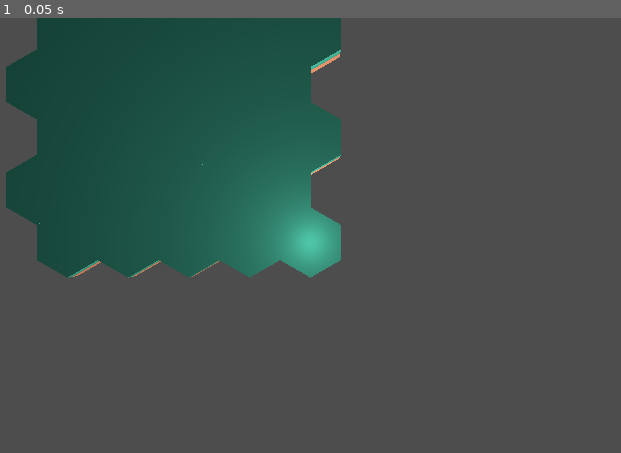
Above: before the commit, frame 1.
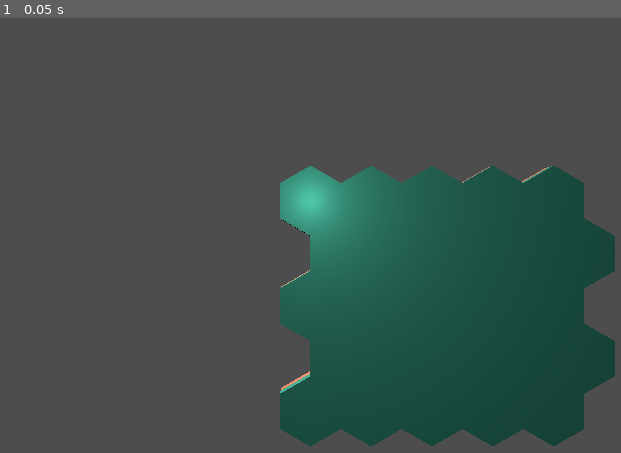
Above: after the commit, the same moment.

Repository: samanthadoran/cuddly-train
Game: Godot game, scene res://scenes/main.tscn
Same seed, same stepped clock (60 frames per second), same inputs: the game is played once before the commit and once after it.
Inputs:
- Up to frame 1 (0.05 s): no input

The runs differ from the first frame. In frame 1, 57% of the frame differs, in the area x 0-100%, y 0-99%.

Commit message:
Incoherent in progress hex screaming.

Diff:
--- a/scenes/main.tscn
+++ b/scenes/main.tscn
@@ -23,7 +23,7 @@
 script = ExtResource("3_pkoaw")
 
 [node name="Camera3D" type="Camera3D" parent="."]
-transform = Transform3D(-1, 8.74228e-08, 3.82137e-15, 0, -4.37114e-08, 1, 8.74228e-08, 1, 4.37114e-08, 0, 5, 0)
+transform = Transform3D(1, 0, 0, 0, -4.37114e-08, 1, 0, -1, -4.37114e-08, 0, 5, 0.685539)
 
 [node name="OmniLight3D" type="OmniLight3D" parent="."]
 transform = Transform3D(1, 0, 0, 0, 1, 0, 0, 0, 1, 0, 0.466352, 0)
--- a/src/hex.gd
+++ b/src/hex.gd
@@ -7,13 +7,46 @@
 var mesh: MeshInstance3D
 var offset_coordinates: Vector2i
 var hex_type: Hex_Type
-var connections: Array = [Path]
+var connections: Path = Path.new()
 var modifier: Modifier
 
+#enum Directions {NE, E, SE, SW, W, NW}
+
+func determine_hex_mesh(mesh_lib: MeshLibrary) -> Mesh:
+	var mesh_lib_index = 0
+	match connections.path_distance():
+		0:
+			push_error("To itself?")
+		1, 5:
+			mesh_lib_index = mesh_lib.find_item_by_name("river_corner_sharp")
+		2, 4:
+			mesh_lib_index = mesh_lib.find_item_by_name("river_corner")
+		3:
+			mesh_lib_index = mesh_lib.find_item_by_name("river_straight")
+
+	return mesh_lib.get_item_mesh(mesh_lib_index)
+
+func determine_hex_rotation() -> int:
+	match connections.path_distance():
+		# Sharp
+		1, 5:
+			pass
+		# Regular Corner
+		2, 4:
+			pass
+		# Straight
+		3:
+			pass
+	return 0
+
 func _init(type: Hex_Type, mesh_lib: MeshLibrary, coordinates: Vector2i):
+	hex_type = type
 	mesh = MeshInstance3D.new()
-	mesh.set_mesh(mesh_lib.get_item_mesh(0))
-	hex_type = type
+	if type == Hex_Type.Playable or type == Hex_Type.Played:
+		mesh.set_mesh(determine_hex_mesh(mesh_lib))
+	else:
+		# Hard coded grass
+		mesh.set_mesh(mesh_lib.get_item_mesh(0))
 	offset_coordinates = coordinates
 	mesh.visible = true
 	visible = true
--- a/src/hex_grid.gd
+++ b/src/hex_grid.gd
@@ -9,20 +9,41 @@
 var hex_rivers_size := hex_rivers.size()
 const HEX_SCALE := 1.0
 
-enum Directions {NE, E, SE, SW, W, NW}
-
 @export var grid_width := 5
 @export var grid_length := 5
 @export var placeable_tile_library: MeshLibrary = preload("res://assets/mesh_libraries/placeables.tres")
 @export var unplaceable_tile_library: MeshLibrary = preload("res://assets/mesh_libraries/unplaceables.tres")
+var grid = {}
+var selection = Vector2i.ZERO
 
 const HEX = preload("res://scenes/hex/hex.tscn")
+
+func _input(event: InputEvent) -> void:
+	if event.is_action_pressed("ui_left"):
+		if selection.x > 0:
+			selection.x -= 1
+	if event.is_action_pressed("ui_right"):
+		if selection.x < grid_width - 1:
+			selection.x += 1
+	if event.is_action_pressed("ui_up"):
+		if selection.y > 0:
+			selection.y -= 1
+	if event.is_action_pressed("ui_down"):
+		if selection.y < grid_length - 1:
+			selection.y += 1
+	if event.is_action_pressed("ui_accept"):
+		var hex = grid[selection]
+		hex.hex_type = Hex.Hex_Type.Played
+		var first_dir: Path.Directions = (randi() % 6) as Path.Directions
+		var second_dir: Path.Directions = (randi() % 6) as Path.Directions
+		hex.connections.path = [first_dir, second_dir]
+		hex.mesh.set_mesh(placeable_tile_library.get_item_mesh(0))
 
 func _ready() -> void:
 	_generate_hex_grid()
 
 func create_hex(type: Hex.Hex_Type, mesh_lib: MeshLibrary, pos: Vector2i):
-	return Hex.new(int(type), mesh_lib, pos)
+	return Hex.new(type, mesh_lib, pos)
 
 #function oddr_offset_to_pixel(hex):
 	#// hex to cartesian
@@ -46,31 +67,24 @@
 		for x in grid_width:
 			var hex = create_hex(Hex.Hex_Type.Unplayable, unplaceable_tile_library, Vector2i(x, y))
 			add_child(hex)
+			grid[hex.offset_coordinates] = hex
 			hex.translate(odd_row_right_hex_to_pixel(hex))
 
 # TODO(Samantha): Raycast onto invisible/transparent hexes to select which one the user can place?
 
-#var oddr_direction_differences = [
-	#// even rows
-	#[[+1,  0], [ 0, -1], [-1, -1],
-	 #[-1,  0], [-1, +1], [ 0, +1]],
-	#// odd rows
-	#[[+1,  0], [+1, -1], [ 0, -1],
-	 #[-1,  0], [ 0, +1], [+1, +1]],
-#]
-#
-#function oddr_offset_neighbor(hex, direction):
-	#var parity = hex.row & 1
-	#var diff = oddr_direction_differences[parity][direction]
-	#return OffsetCoord(hex.col + diff[0], hex.row + diff[1])
+#enum Directions {NE, E, SE, SW, W, NW}
 
 const oddr_direction_differences = [
 	# Even Rows
-	[Vector2i(1, 0), Vector2i(0, -1), Vector2i(-1, -1),
-	Vector2i(-1, 0), Vector2i(-1, 1), Vector2i(0, 1)],
+	#     NE               E               SE
+	[Vector2i(0, -1), Vector2i(1, 0), Vector2i(0, 1),
+	#     SW               W               NW
+	Vector2i(-1, 1), Vector2i(-1, 0), Vector2i(-1, -1)],
 	# Odd Rows
-	[Vector2i(1, 0), Vector2i(1, -1), Vector2i(0, -1),
-	Vector2i(-1, 0), Vector2i(0, 1), Vector2i(1, 1)]
+	#     NE               E               SE
+	[Vector2i(1, -1), Vector2i(1, 0), Vector2i(1, 1),
+	#     SW               W               NW
+	Vector2i(0, 1), Vector2i(-1, 0), Vector2i(0, -1)]
 ]
 
 func oddr_offset_neighbors_coordinates(hex: Hex) -> Array[Vector2i]:
@@ -79,23 +93,3 @@
 	for direction in oddr_direction_differences[0 if hex.row % 2 == 0 else 1]:
 		result.append(coords + direction)
 	return result
-
-#func position_to_xyz(hex: Hex) -> Vector3:
-	#var cube_coordinates = hex.cube_coordinates
-	#var x = sqrt(3) * cube_coordinates.x + sqrt(3)/2.0 * cube_coordinates.y
-	#var y = 3.0 / 2.0 * cube_coordinates.y
-	#return Vector3(x,0,y)
-#
-#const DIRECTION_VECTORS = [Vector3i(1,0,-1),
-	#Vector3i(1,-1,0),
-	#Vector3i(0,-1,1),
-	#Vector3i(-1,0,1),
-	#Vector3i(-1,1,0),
-	#Vector3i(0,1,-1)]
-#
-#func neighbour_locations(hex: Hex) -> Array[Vector3i]:
-	#var cube_coordinates = hex.cube_coordinates
-	#var result = []
-	#for direction in DIRECTION_VECTORS:
-		#result.add(cube_coordinates + direction)
-	#return result
--- a/src/path.gd
+++ b/src/path.gd
@@ -2,6 +2,12 @@
 
 class_name Path
 
-enum Directions {NE, E, SE, SW, W, NW, ORIGIN, DESTINATION}
+enum Directions {NE, E, SE, SW, W, NW, ORIGIN, DESTINATION, UNCONNECTED}
 
-@export var path: Array[Directions]
+@export var path: Array[Directions] = [Directions.UNCONNECTED, Directions.UNCONNECTED]
+
+func path_distance() -> int:
+	var first_direction = path[0]
+	var second_direction = path[1]
+	var distance = abs(first_direction - second_direction)
+	return distance
Not shown, added: .gitignore
